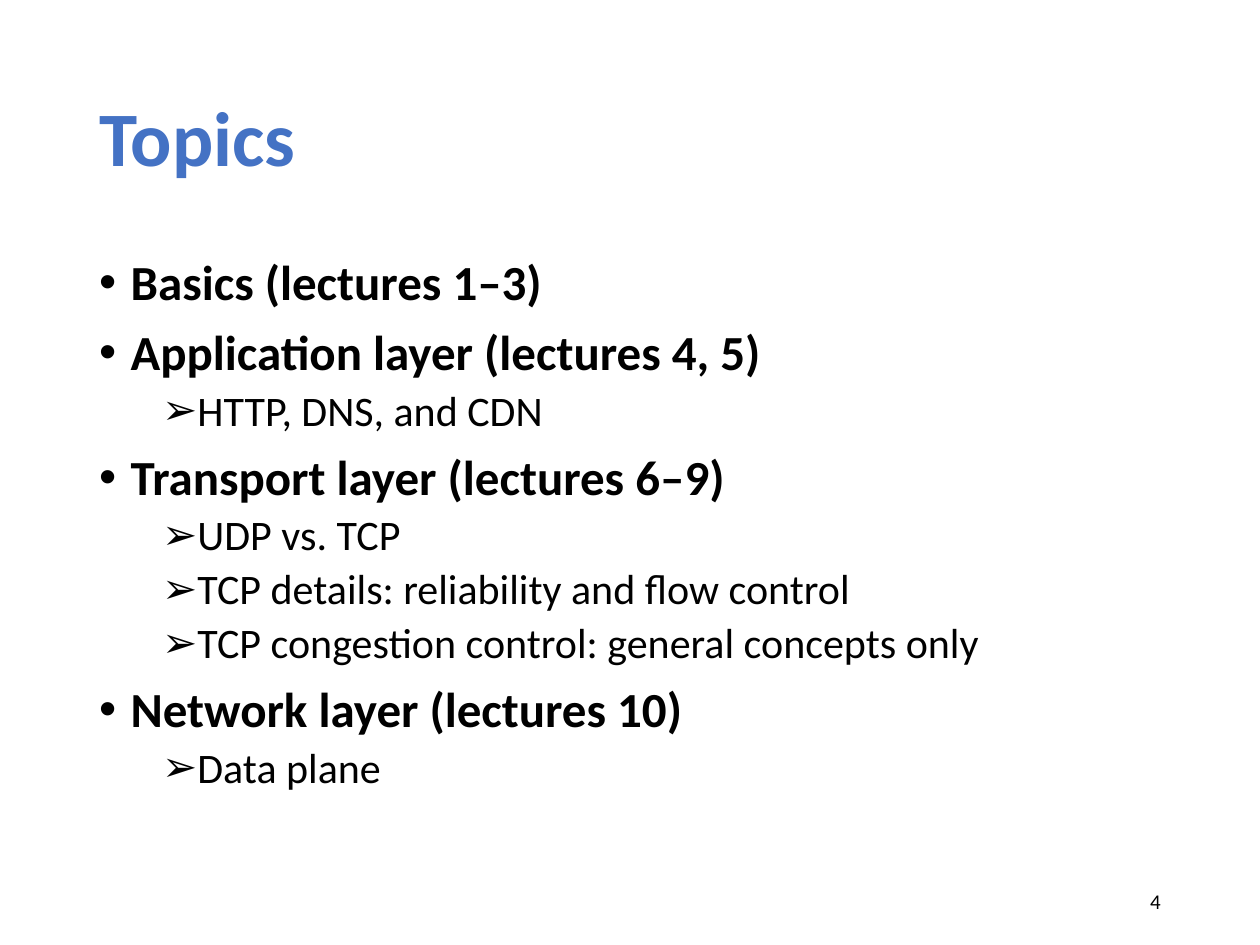
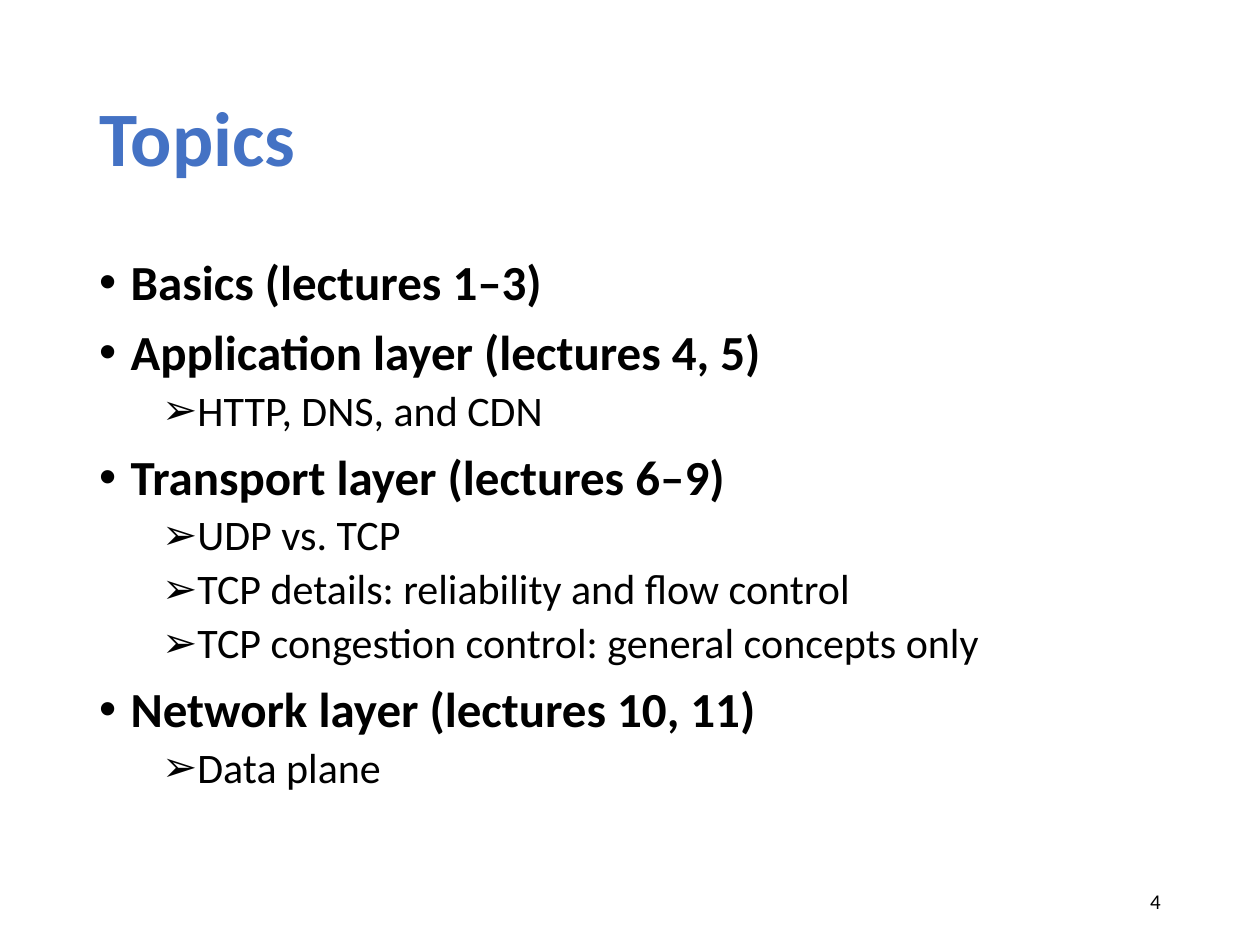
Before and after one commit to xinjin/course-net, a slide deck: slide 4 of slides/Midterm_review.pptx. Drawn at 1260x945 pixels with LibreOffice and Linux fonts; fonts in the diff are those of the drawing. Boxes give left, top, right and bottom in pixels: in the first picture for what was removed or moved away, otherwise in the second. Text is boxed around its words. In the diff, an @@ line names an element or a change of style, - is before the commit and + after.

```diff
--- a/slides/Midterm_review.pptx
+++ b/slides/Midterm_review.pptx
@@ text at <box>131,691,755,735</box>: text changed @@
-• Network layer (lectures 10)
+• Network layer (lectures 10, 11)
```
Also in this commit, not shown: 6 other slides changed, 3 slides added, 1 other file.
